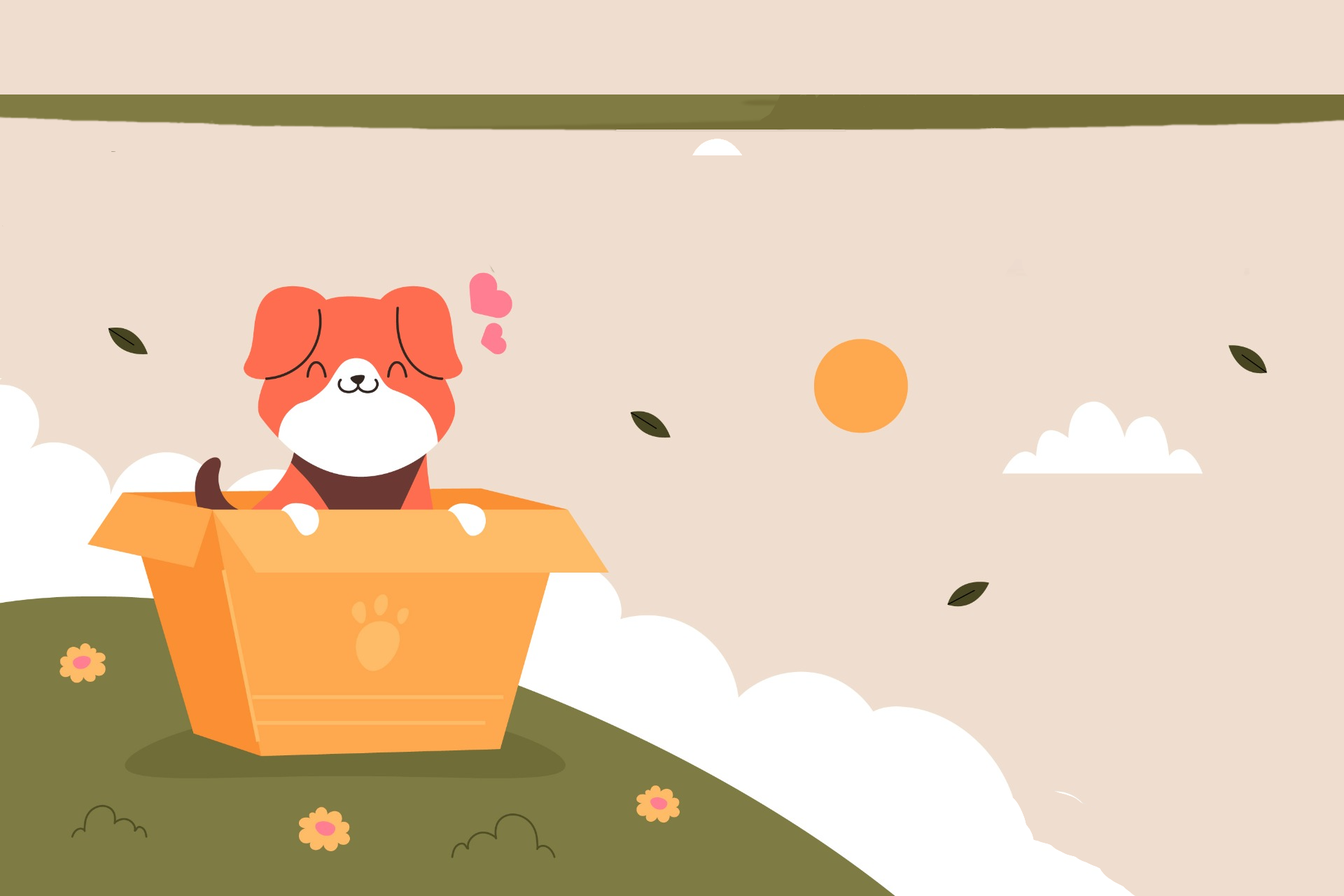
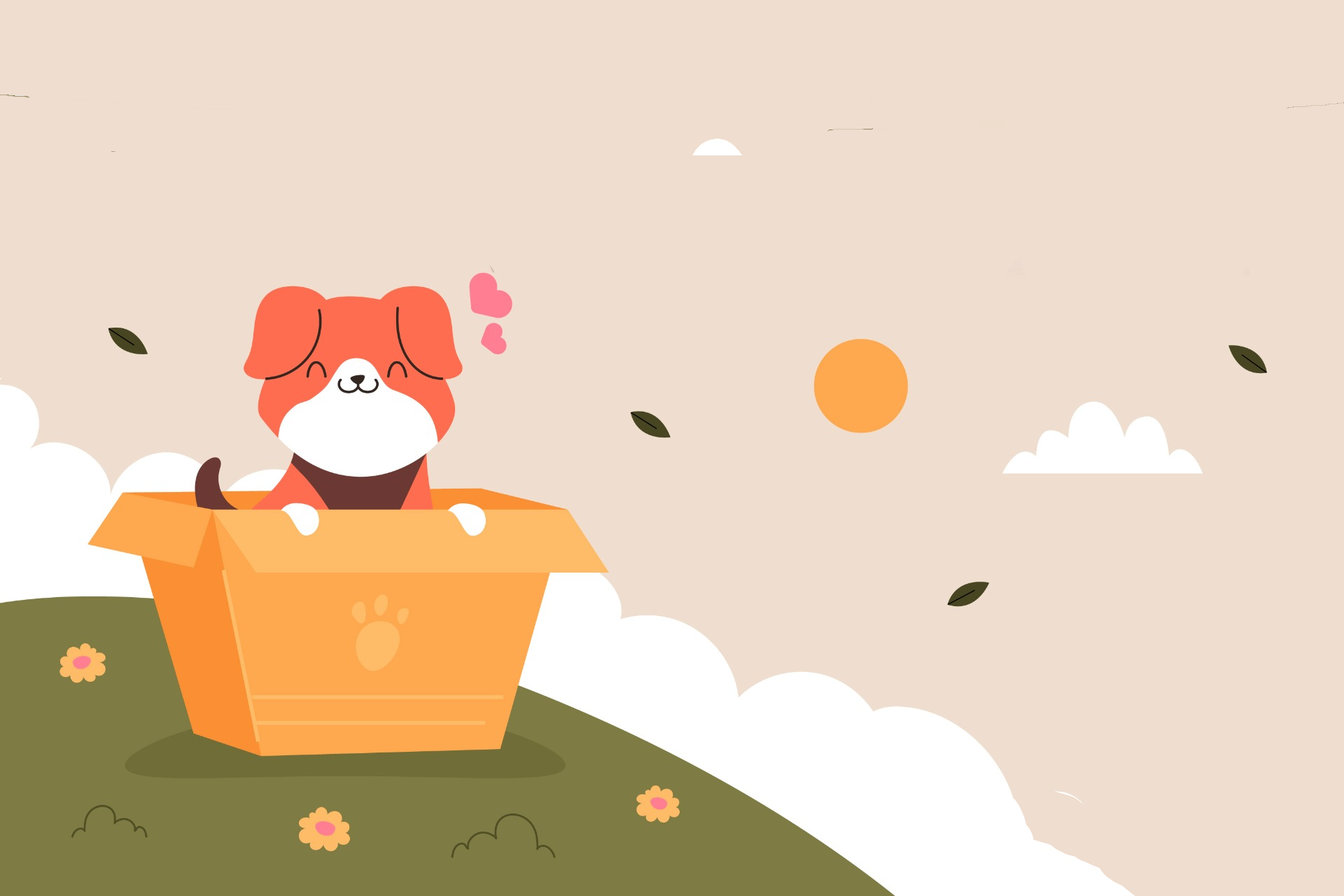
Layered file, before and after one edit (1344px x 896px). Changes by layer:
painted on "Camada colada" over (0, 94, 1344, 132)
